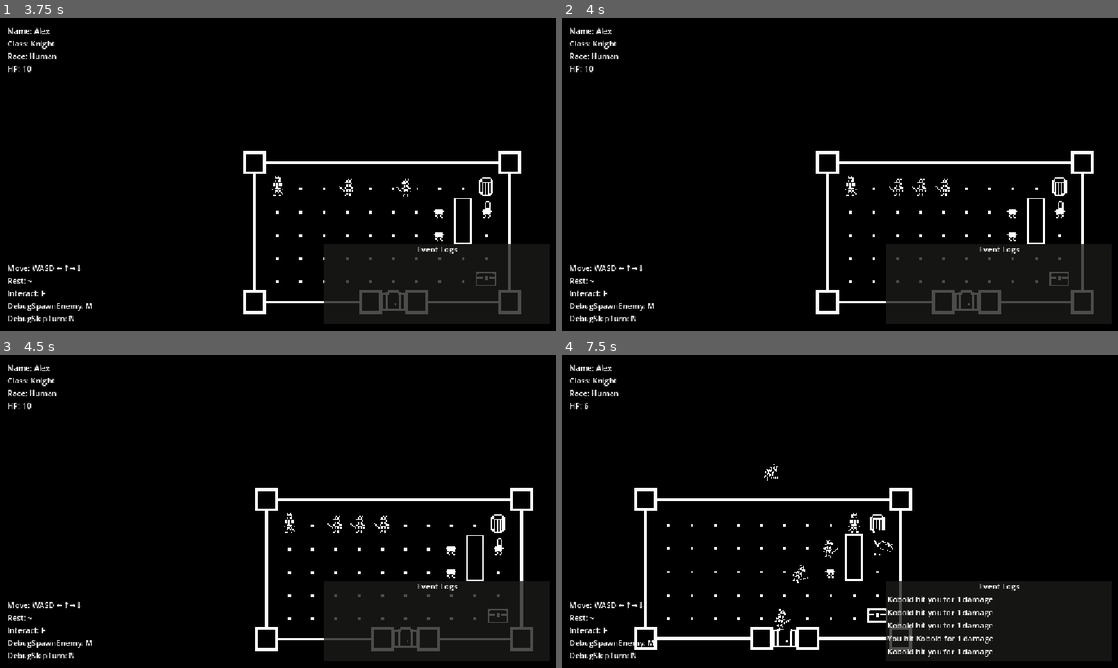
Above: before the commit, frames 1-4 (two rows, left to right).
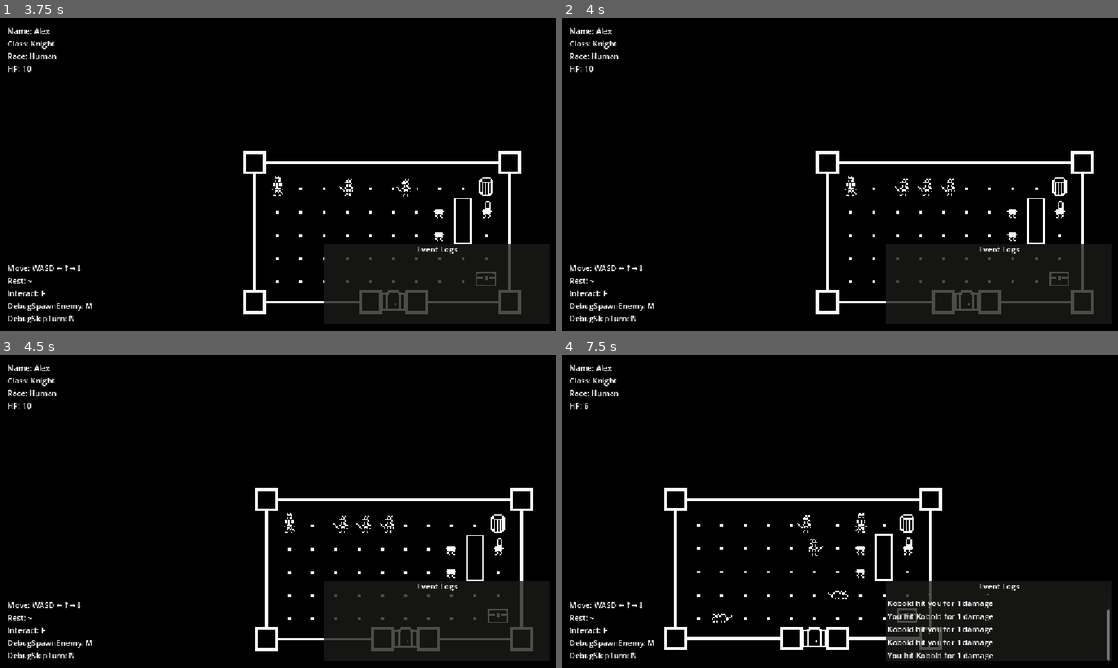
Above: after the commit, the same moments.

Repository: JohnScuzzman/Gnoll-Pointer-Godot-Game
Game: Godot game, scene res://level/main_menu.tscn
Same seed, same stepped clock (60 frames per second), same inputs: the game is played once before the commit and once after it.
Inputs (mouse positions are in pixels of both pictures, inside the frame that each line leads up to):
- Up to frame 1 (3.75 s): click (278, 174) at 0.52 s; type "Alex" at 0.6 s; click "Start Game" at 1.25 s; hold ` (rest) 2.03-2.78 s; hold W (up) 2.03-3.53 s; tap M (spawn) at 2.3, 2.85 s; tap ` (rest) at 3.05 s; tap Enter at 3.5 s; hold A (left) from 3.53 s (still down); hold F (interact) from 3.53 s (still down)
- Up to frame 2 (4 s): keep holding A (left); keep holding F (interact); tap M (spawn) at 3.8 s
- Up to frame 3 (4.5 s): keep holding A (left); release F (interact) at 4.28 s; tap ` (rest) at 4.35 s
- Up to frame 4 (7.5 s): tap Space at 5 s; release A (left) at 5.03 s; hold S (down) 5.03-5.78 s; hold M (spawn) 5.03-5.78 s; hold D (right) 5.78-6.53 s; tap ` (rest) at 5.85 s; hold W (up) 6.53-7.28 s; hold M (spawn) 6.53-7.28 s; hold D (right) from 7.28 s (still down); tap F (interact) at 7.35 s

Frame 1 is identical in both runs. In frame 2, 0.2% of the frame differs, in the area x 58-71%, y 51-57%; in frame 3, 0.2%; in frame 4, 5.4%, in the area x 13-99%, y 34-98%.

Commit message:
Added pathfinding

Diff:
--- a/entity/enemy.gd
+++ b/entity/enemy.gd
@@ -7,6 +7,7 @@
 @onready var shape_cast: ShapeCast2D = $ShapeCast2D
 
 var game_level_reference
+var astar: AStarGrid2D
 #PlaceHolder
 var entity_name = "Kobold"
 var hp = 1
@@ -38,42 +39,40 @@
 	remove_from_group("enemy")
 	add_to_group("interactable")
 
-# TODO : Use the global variable instead
 func execute_turn(player):
 	if (is_alive):
 		shape_cast.target_position = Vector2.ZERO
 		shape_cast.force_shapecast_update()
 
-		var new_position: Vector2
+		var next_move = get_next_move(
+			Vector2(global_position.x / GlobalVariable.tile_size, global_position.y / GlobalVariable.tile_size),
+			Vector2(player.global_position.x / GlobalVariable.tile_size, player.global_position.y / GlobalVariable.tile_size))
 
-		# TODO : Implement actual path finding instead of going for the player only
-		var direction = global_position.direction_to(player.global_position)
-		if abs(direction.x) > abs(direction.y):
-			if direction.x > 0:
+		if (next_move != null):
+			var move_dif = next_move - global_position
+			if move_dif.x > 0:
 				sprite.flip_h = true
 				shape_cast.target_position = Vector2((GlobalVariable.tile_size / 2.0), 0)
-				new_position = get_rounded_vector2(global_position.x + GlobalVariable.tile_size, global_position.y)
-			else:
+			elif(move_dif.x < 0):
 				sprite.flip_h = false
 				shape_cast.target_position = Vector2(-(GlobalVariable.tile_size / 2.0), 0)
-				new_position = get_rounded_vector2(global_position.x - GlobalVariable.tile_size, global_position.y)
-		else:
-			if direction.y > 0:
+			elif move_dif.y > 0:
 				shape_cast.target_position = Vector2(0, (GlobalVariable.tile_size / 2.0))
-				new_position = get_rounded_vector2(global_position.x, global_position.y + GlobalVariable.tile_size)
 			else:
 				shape_cast.target_position = Vector2(0, -(GlobalVariable.tile_size / 2.0))
-				new_position = get_rounded_vector2(global_position.x, global_position.y - GlobalVariable.tile_size)
 
-		shape_cast.force_shapecast_update()
+			shape_cast.force_shapecast_update()
 
-		if shape_cast.is_colliding():
-			return shape_cast.get_collider(0)
-		else:
-			global_position = new_position
+			if shape_cast.is_colliding():
+				return shape_cast.get_collider(0)
+			else:
+				global_position = next_move
 
 	return null
 
-# TODO : Use the global variable instead
-func get_rounded_vector2(x, y) -> Vector2:
-	return Vector2(round(x / GlobalVariable.tile_size) * GlobalVariable.tile_size, round(y / GlobalVariable.tile_size) * GlobalVariable.tile_size)
+func get_next_move(start: Vector2i, target: Vector2i):
+	if astar.is_in_bounds(start.x, start.y) && astar.is_in_bounds(target.x, target.y):
+		var moves_to_target = astar.get_point_path(start, target)
+		if (astar.get_point_path(start, target).size() > 1):
+			return moves_to_target[1]
+	return null
--- a/entity/enemy_example.tscn
+++ b/entity/enemy_example.tscn
@@ -7,8 +7,7 @@
 [sub_resource type="RectangleShape2D" id="RectangleShape2D_yh4yq"]
 size = Vector2(16, 16)
 
-[sub_resource type="RectangleShape2D" id="RectangleShape2D_shqcg"]
-size = Vector2(8, 8)
+[sub_resource type="RectangleShape2D" id="RectangleShape2D_qvgj6"]
 
 [node name="EnemyExample" type="RigidBody2D" unique_id=738268757]
 gravity_scale = 0.0
@@ -23,7 +22,5 @@
 position = Vector2(8, 8)
 shape = SubResource("RectangleShape2D_yh4yq")
 
-[node name="ShapeCast2D" type="ShapeCast2D" parent="." unique_id=146593523]
-position = Vector2(8, 8)
-shape = SubResource("RectangleShape2D_shqcg")
-target_position = Vector2(0, 0)
+[node name="ShapeCast2D" type="ShapeCast2D" parent="." unique_id=780018180]
+shape = SubResource("RectangleShape2D_qvgj6")
--- a/level/game_level.gd
+++ b/level/game_level.gd
@@ -3,6 +3,7 @@
 @export var turn_cooldown : float = 0.1
 @export var user_interface: CanvasLayer
 @export var main_camera: Camera2D
+@export var tile_map_layer: TileMapLayer
 
 @onready var turn_timer = $TurnTimer
 
@@ -19,6 +20,7 @@
 
 var events_container: BoxContainer
 var event_box_scroll_container: ScrollContainer
+var astar: AStarGrid2D = AStarGrid2D.new()
 
 #Delete this later DebugValue
 var turn = 1
@@ -48,6 +50,19 @@
 	events_container = event_box_scroll_container.get_node("EventsContainer")
 
 	print("Start of turn " + str(turn))
+	initialize_astar()
+
+func initialize_astar() -> void:
+	var rect = tile_map_layer.get_used_rect()
+	astar.region = rect
+	astar.cell_size = tile_map_layer.tile_set.tile_size
+	astar.diagonal_mode = AStarGrid2D.DIAGONAL_MODE_NEVER
+	astar.update()
+
+	for cell in tile_map_layer.get_used_cells():
+		var tile_data = tile_map_layer.get_cell_tile_data(cell)
+		if tile_data and tile_data.get_collision_polygons_count(0) > 0:
+			astar.set_point_solid(cell, true)
 
 func update_ui():
 		user_interface.get_node("DebugLabel").text = "Name: " + str(player.stats.name) + "\n" + \
@@ -98,6 +113,7 @@
 			var test_enemy = ENEMY_EXAMPLE_SCENE.instantiate()
 			test_enemy.global_position = Vector2(player.global_position.x + (GlobalVariable.tile_size * 3), player.global_position.y)
 			test_enemy.game_level_reference = self
+			test_enemy.astar = astar
 			add_child(test_enemy)
 			active_enemies.append(test_enemy)
 
@@ -130,4 +146,4 @@
 	events_container.add_child(new_log)
 	# TODO: This technically locks the entire game for a single frame using a signal would be better
 	await get_tree().process_frame
-	event_box_scroll_container.scroll_vertical = event_box_scroll_container.get_v_scroll_bar().max_value
+	event_box_scroll_container.scroll_vertical = int(event_box_scroll_container.get_v_scroll_bar().max_value)
--- a/level/game_level.tscn
+++ b/level/game_level.tscn
@@ -17,10 +17,11 @@
 [sub_resource type="RectangleShape2D" id="RectangleShape2D_pw7k6"]
 size = Vector2(709, 431.5)
 
-[node name="GameLevel" type="Node2D" unique_id=379133356 node_paths=PackedStringArray("user_interface", "main_camera")]
+[node name="GameLevel" type="Node2D" unique_id=379133356 node_paths=PackedStringArray("user_interface", "main_camera", "tile_map_layer")]
 script = ExtResource("1_komg3")
 user_interface = NodePath("UserInterface")
 main_camera = NodePath("Camera2D")
+tile_map_layer = NodePath("Avia\'s Customs")
 
 [node name="Avia\'s Customs" type="TileMapLayer" parent="." unique_id=751716932]
 z_index = -5
